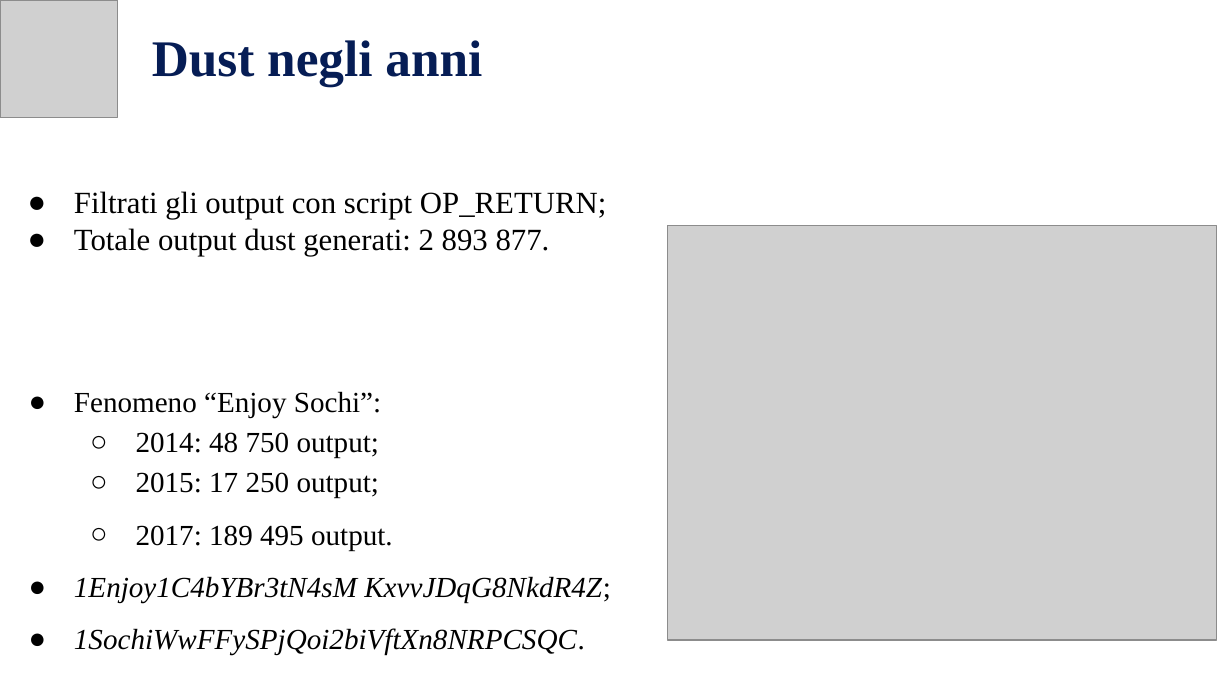
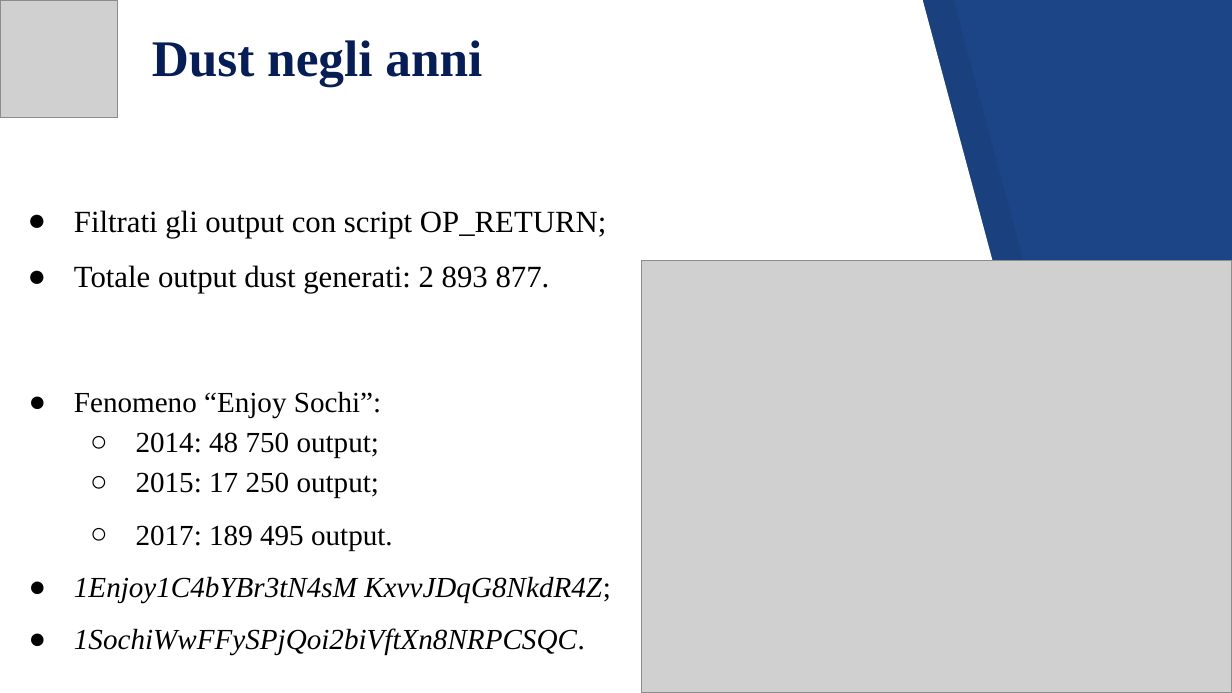
Before and after one commit to JacopoRaffi/Dust_Attack_Analysis, a slide deck: slide 13 of Dust Attack .pptx. Drawn at 1232x693 pixels with LibreOffice and Linux fonts; fonts in the diff are those of the drawing; grey boxes stand for pictures. Boxes give left, top, right and bottom in pixels: in the first picture for what was removed or moved away, otherwise in the second. Text is boxed around its words. In the diff, an @@ line names an element or a change of style, - is before the commit and + after.

```diff
--- a/Dust Attack .pptx
+++ b/Dust Attack .pptx
@@ background #FFFFFF to #1C4587 @@
@@ freeform shape added at [0, 0, 1109, 693], fill #FFFFFF @@
@@ freeform shape added at [31, 0, 1140, 693], fill #000000 at 7% opacity @@
@@ text "Filtrati gli output con script ..." at [74, 210, 606, 293]: line spacing 1 to 1.5 @@
@@ picture: place and size @@
-picture at [668, 225, 1217, 639]
+picture at [642, 260, 1232, 692]
```
Also in this commit, not shown: 6 other slides changed, 1 slide added, 1 slide removed, 1 other file.
